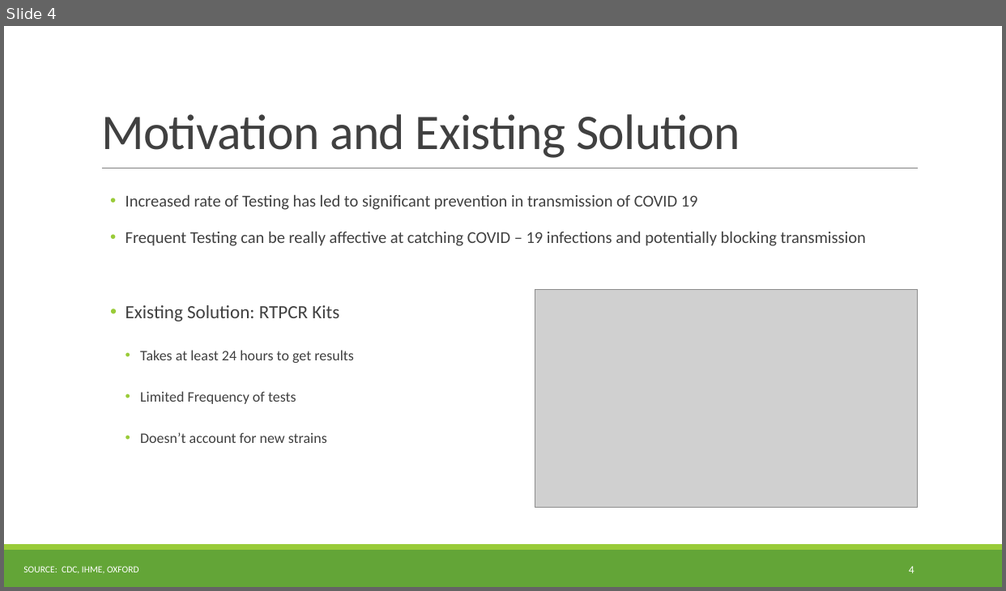
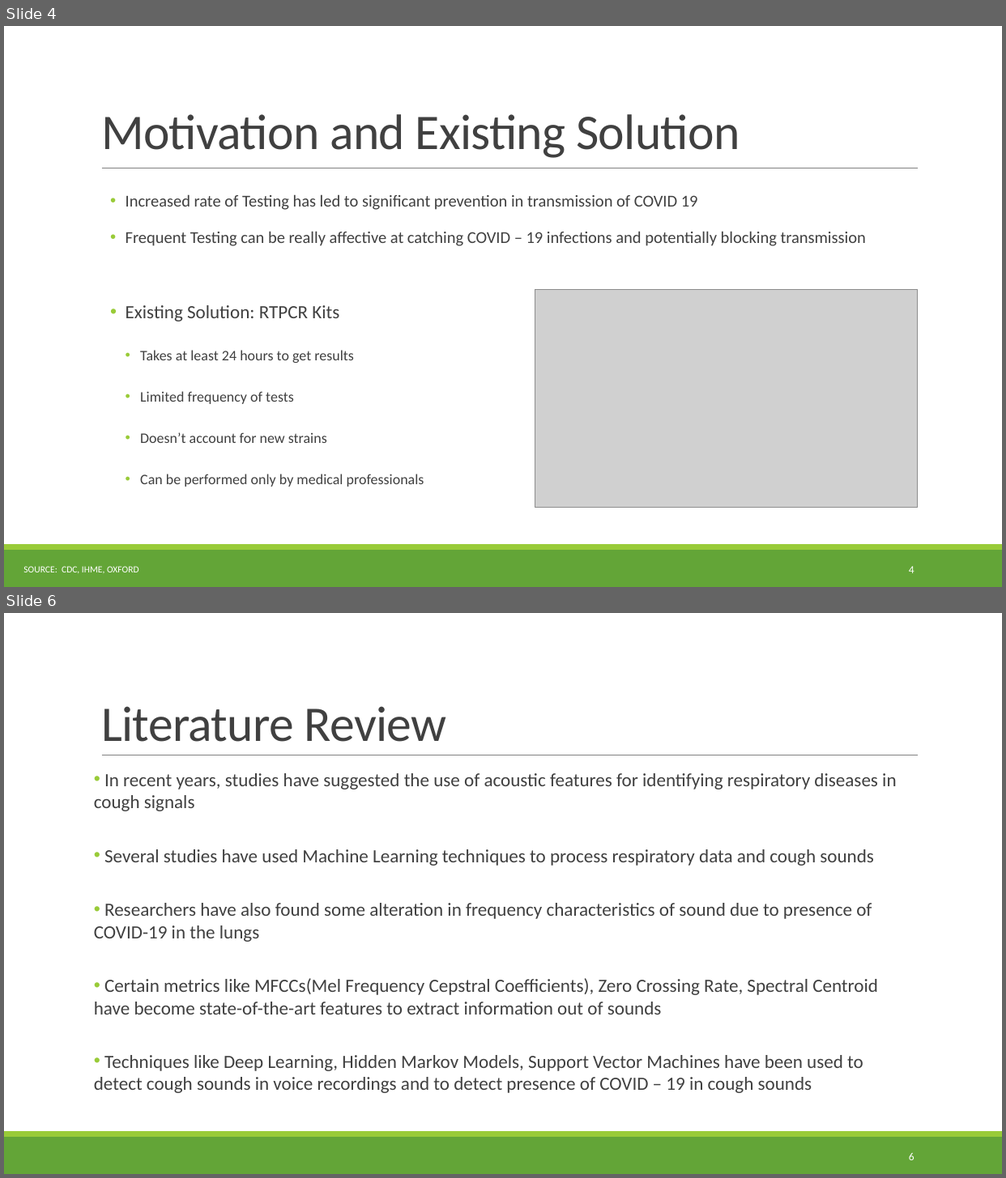
Before and after one commit to HimanshuKGP007/COV_Project, a slide deck: BTP_Files/PPT/BTP Presentation.pptx. Shown one above the other, each under a label of ours: slide 4 before the commit, slides 4 and 6 after it; the slides between them are not shown. The pictures are 1006x591 and 1006x1178 pixels, drawn with LibreOffice and Linux fonts; fonts in the diff are those of the drawing; grey boxes stand for pictures. Boxes give left, top, right and bottom in pixels: in the first picture for what was removed or moved away, otherwise in the second. Text is boxed around its words. In the diff, an @@ line names an element or a change of style, - is before the commit and + after.

```diff
--- a/BTP_Files/PPT/BTP Presentation.pptx
+++ b/BTP_Files/PPT/BTP Presentation.pptx
@@ slide 6 added at box(4, 613, 1002, 1174), background #FFFFFF; not listed: 3 template elements that a slide beside it also shows @@
@@ title added at box(101, 706, 447, 742), 48 pt, text #404040 @@
+Literature Review
@@ text added at box(94, 773, 896, 1093), 18 pt, text #404040 @@
+• In recent years, studies have suggested the use of acoustic features for identifying respiratory diseases in cough signals
+• Several studies have used Machine Learning techniques to process respiratory data and cough sounds
+• Researchers have also found some alteration in frequency characteristics of sound due to presence of COVID-19 in the lungs
+• Certain metrics like MFCCs(Mel Frequency Cepstral Coefficients), Zero Crossing Rate, Spectral Centroid have become state-of-the-art features to extract information out of sounds
+• Techniques like Deep Learning, Hidden Markov Models, Support Vector Machines have been used to detect cough sounds in voice recordings and to detect presence of COVID – 19 in cough sounds
@@ page number added at box(909, 1153, 914, 1161), 10.5 pt, text #FFFFFF @@
+6
@@ slide 4 changed as well @@
@@ text at box(140, 391, 294, 404): text changed @@
-    • Limited Frequency of tests
+    • Limited frequency of tests
@@ text at box(140, 474, 424, 487): paragraph added @@
+    • Can be performed only by medical professionals
```
Also in this commit, not shown: 1 other slide changed, 10 other slides added, 3 slides removed, 2 other files.
